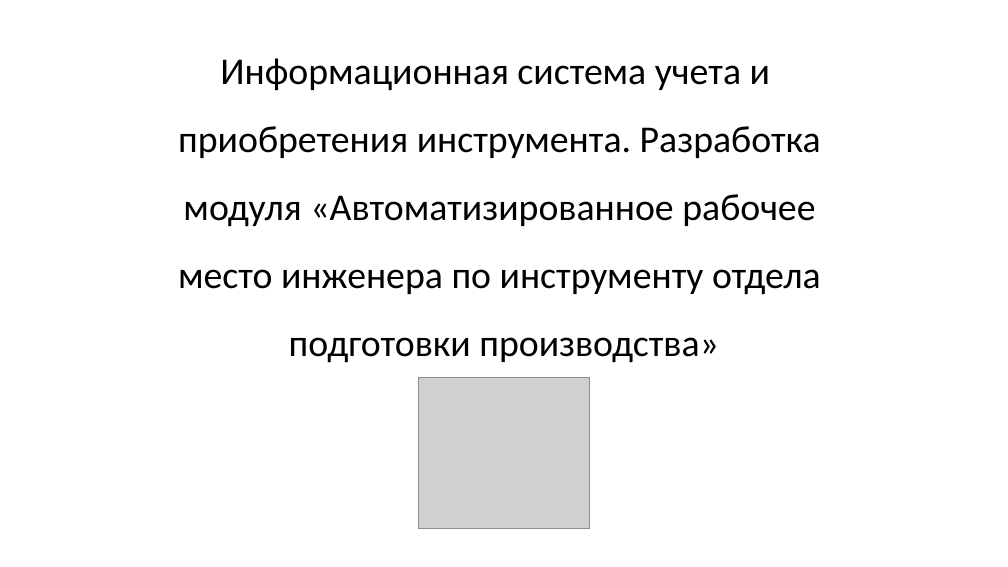
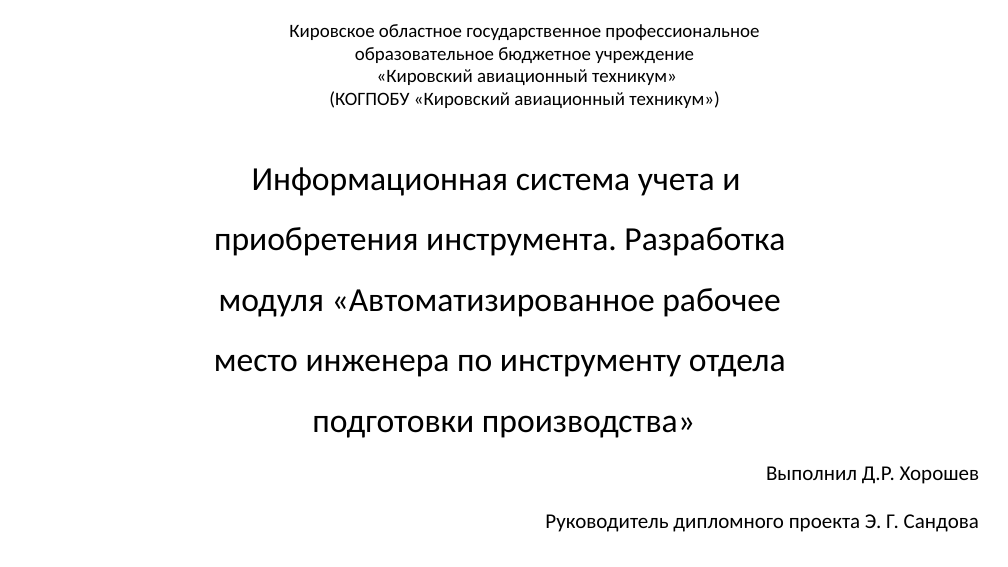
Before and after one commit to Ka666aH/Instrument-accounting-and-purchase-system, a slide deck: slide 1 of Документы/Хорошев/Хорошев_Диплом_Презентация.pptx. Drawn at 1008x567 pixels with LibreOffice and Linux fonts; fonts in the diff are those of the drawing; grey boxes stand for pictures. Boxes give left, top, right and bottom in pixels: in the first picture for what was removed or moved away, otherwise in the second. Text is boxed around its words. In the diff, an @@ line names an element or a change of style, - is before the commit and + after.

```diff
--- a/Документы/Хорошев/Хорошев_Диплом_Презентация.pptx
+++ b/Документы/Хорошев/Хорошев_Диплом_Презентация.pptx
@@ text added at [289, 24, 759, 108], 18 pt, text #000000 @@
+Кировское областное государственное профессиональное
+образовательное бюджетное учреждение
+«Кировский авиационный техникум»
+(КОГПОБУ «Кировский авиационный техникум»)
@@ title "Информационная система учeта и приобретения ...": place and size @@
-title "Информационная система учeта и приобретения ..." at [178, 58, 821, 363]
+title "Информационная система учeта и приобретения ..." at [214, 167, 786, 438]
@@ title "Информационная система учeта и приобретения ..." at [214, 167, 786, 438]: size 36 to 32 pt @@
@@ picture removed at [418, 377, 590, 529] @@
@@ subtitle added at [545, 466, 980, 532], 20 pt, text #000000 @@
+Выполнил Д.Р. Хорошев
+Руководитель дипломного проекта Э. Г. Сандова
```
Also in this commit, not shown: 4 other slides changed, 1 slide added, 2 other files.
